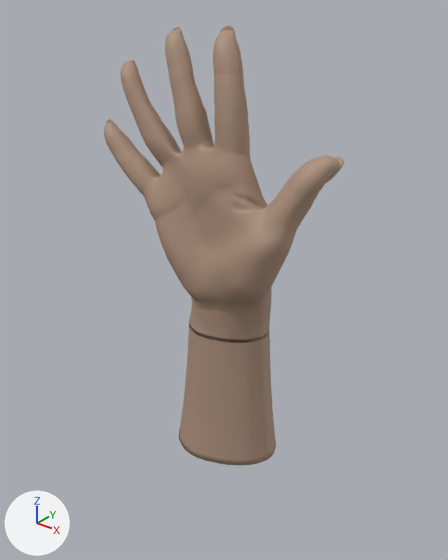
The glTF model public/shadow2gold/assets/hands/woman.glb as it was, and as the next commit left it.
Rendered twice from a 50 mm lens placed at (0.235, -0.305, 0.22), pointed at (-0.013, 0.004, 0.029). Arrows for +X, +Y and +Z are at lower left; the lights stay in place. The older version comes first. Vertices at exactly the same position are counted once.

Names of what the first picture shows: 'woman_lo'.
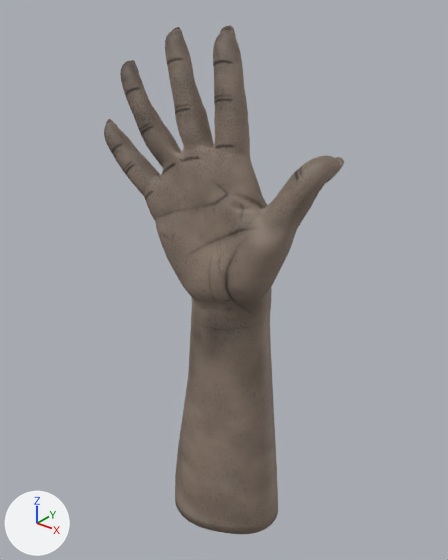
Where the change shows, as pixel boxes [x1, y1, x2, y2] in the pictures (448 x 560 px; the box of a moved part takes in the faces that stretch with it):
```json
{"object": "woman_lo", "change": "surface changed, reshaped", "before": [104, 25, 344, 465], "after": [104, 25, 344, 534], "on screen": "16% taller"}
{"part": 1, "of": "me_woman_lo", "change": "moved or reshaped", "before": [179, 308, 276, 465], "after": [175, 308, 278, 534]}
```

The change, as JSON lines over the scene's bpy script:
```json
{"op": "add", "block": "img_woman_c", "code": ["img_woman_c = load_image('woman_c', '_unpacked/woman_c', 2048, 2048, 'sRGB')"]}
{"op": "add", "block": "img_woman_n", "code": ["img_woman_n = load_image('woman_n', '_unpacked/woman_n', 2048, 2048, 'Non-Color')"]}
{"block": "mat_woman_skin", "where": "n0 = _N.new('ShaderNodeBsdfPrincipled'); n0.name = 'Principled BSDF'"}
{"op": "remove", "block": "mat_woman_skin", "code": "n0.inputs[0].default_value = (0.42, 0.28, 0.2, 1.0)  # 'Base Color', beige #ad907c"}
{"op": "add", "block": "mat_woman_skin", "code": "n3 = _N.new('ShaderNodeTexImage'); n3.name = 'Image Texture'"}
{"op": "add", "block": "mat_woman_skin", "code": "n3.image = img_woman_c"}
{"op": "remove", "block": "mat_woman_skin", "code": "n3 = _N.new('ShaderNodeTexImage'); n3.name = 'Image Texture'"}
{"op": "remove", "block": "mat_woman_skin", "code": "n3.image = img_woman_normal"}
{"op": "add", "block": "mat_woman_skin", "code": "n4 = _N.new('ShaderNodeTexImage'); n4.name = 'Image Texture.001'"}
{"op": "add", "block": "mat_woman_skin", "code": "n4.image = img_woman_n"}
{"block": "mat_woman_skin", "where": "n2 = _N.new('ShaderNodeNormalMap'); n2.name = 'Normal Map'"}
{"op": "remove", "block": "mat_woman_skin", "code": "_L.new(n3.outputs[0], n2.inputs[1])  # 'Color' to 'Color'"}
{"op": "add", "block": "mat_woman_skin", "code": "_L.new(n3.outputs[0], n0.inputs[0])  # 'Color' to 'Base Color'"}
{"op": "add", "block": "mat_woman_skin", "code": "_L.new(n4.outputs[0], n2.inputs[1])  # 'Color' to 'Color'"}
{"block": "me_woman_lo", "where": "# used by ob_woman_lo; location = (-0.0027, -0.0052, 0.0002)"}
{"op": "remove", "block": "me_woman_lo", "code": "me_woman_lo.from_pydata(...)  # 16668 vertices, 33332 faces; spans x -0.088..0.073, y -0.031..0.033, z -0.104..0.196"}
{"op": "add", "block": "me_woman_lo", "code": "me_woman_lo.from_pydata(...)  # 16668 vertices, 33332 faces; spans x -0.088..0.073, y -0.034..0.036, z -0.17..0.196"}
{"block": "me_woman_lo", "change": "me_woman_lo part 1: 1238 of 16668 vertices moved; they spanned x -0.039..0.038, y -0.03..0.033, z -0.104..0.015 and now span x -0.044..0.042, y -0.034..0.036, z -0.17..0.015; mean shift (0.0, 0.0, -0.03); largest move (-0.039, 0.001, -0.104) -> (-0.044, 0.0, -0.17)"}
```
